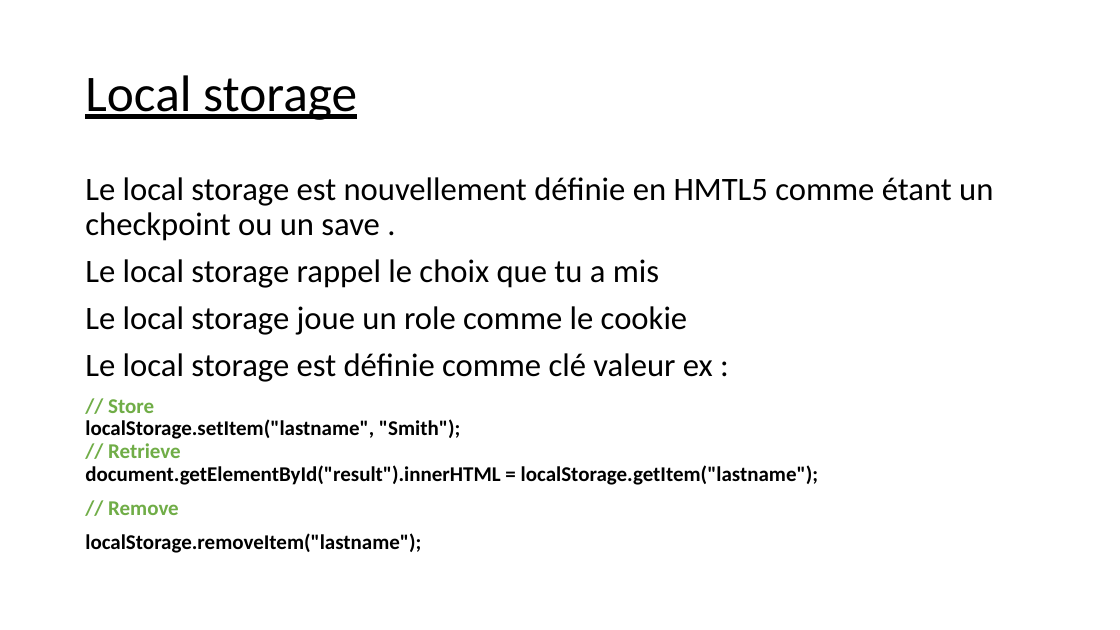
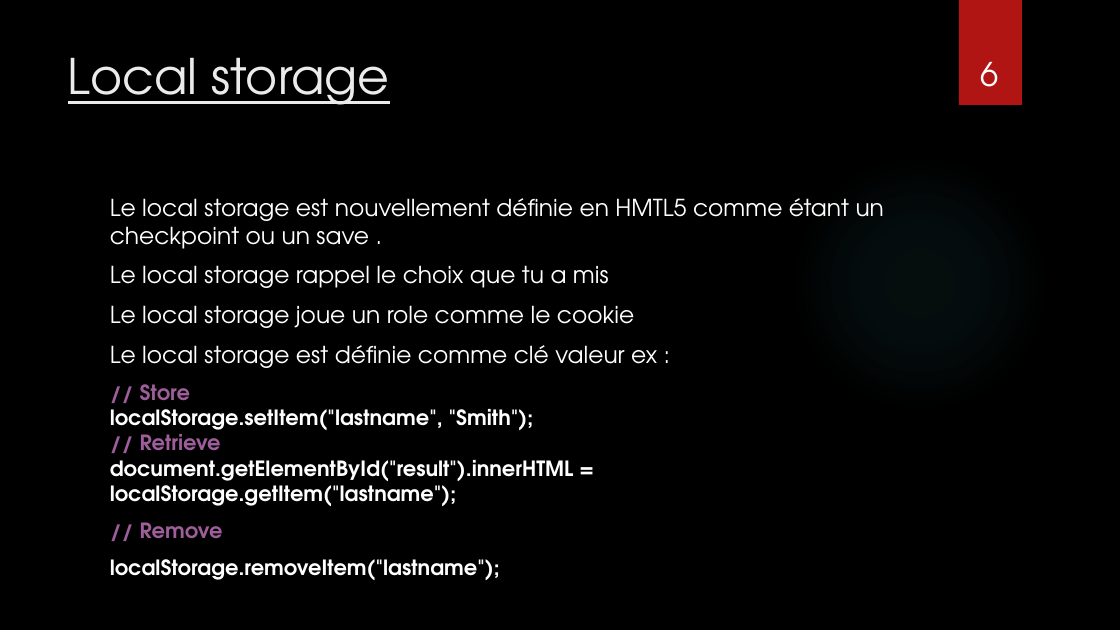
Before and after one commit to balamddine/NewHtml5, a slide deck: slide 6 of Presentation Du HTML5 .pptx. Drawn at 1120x630 pixels with LibreOffice and Linux fonts; fonts in the diff are those of the drawing; background and template pictures are left out. Boxes give left, top, right and bottom in pixels: in the first picture for what was removed or moved away, otherwise in the second. Text is boxed around its words. In the diff, an @@ line names an element or a change of style, - is before the commit and + after.

```diff
--- a/Presentation Du HTML5 .pptx
+++ b/Presentation Du HTML5 .pptx
@@ background #FFFFFF to picture (left out) @@
@@ rectangle added at [959,0,1022,105], fill #B01513 @@
@@ title "Local storage": place and size @@
-title "Local storage" at [85,75,357,120]
+title "Local storage" at [68,57,390,105]
@@ title "Local storage" at [68,57,390,105]: size 44 to 42 pt, font Calibri to TeX Gyre Adventor, text colour #000000 to #EBEBEB; line spacing 0.9 to 1; vertical alignment middle to top @@
@@ page number added at [980,62,998,87], 28 pt, text #FFFFFF @@
+6
@@ ellipse added at [791,154,1049,413], fill gradient #50B9C1 @@
@@ text "Le local storage est nouvellement ...": place and size @@
-text "Le local storage est nouvellement ..." at [85,177,993,553]
+text "Le local storage est nouvellement ..." at [110,198,884,580]
@@ text "Le local storage est nouvellement ..." at [110,198,884,580]: size 28 to 20 pt in "Le local storage est nouvellement définie en ...", "Le local storage rappel le choix que ...", "Le local storage joue un role comme ...", "Le local storage est définie comme clé ..."; font Calibri to TeX Gyre Adventor, text colour #000000 to #FFFFFF; text colour #70AD47 to #9E5E9B in "// Store // Retrieve", "// Remove"; line spacing 0.9 to 1 @@
```
Also in this commit, not shown: 13 other slides changed, 2 other files.
